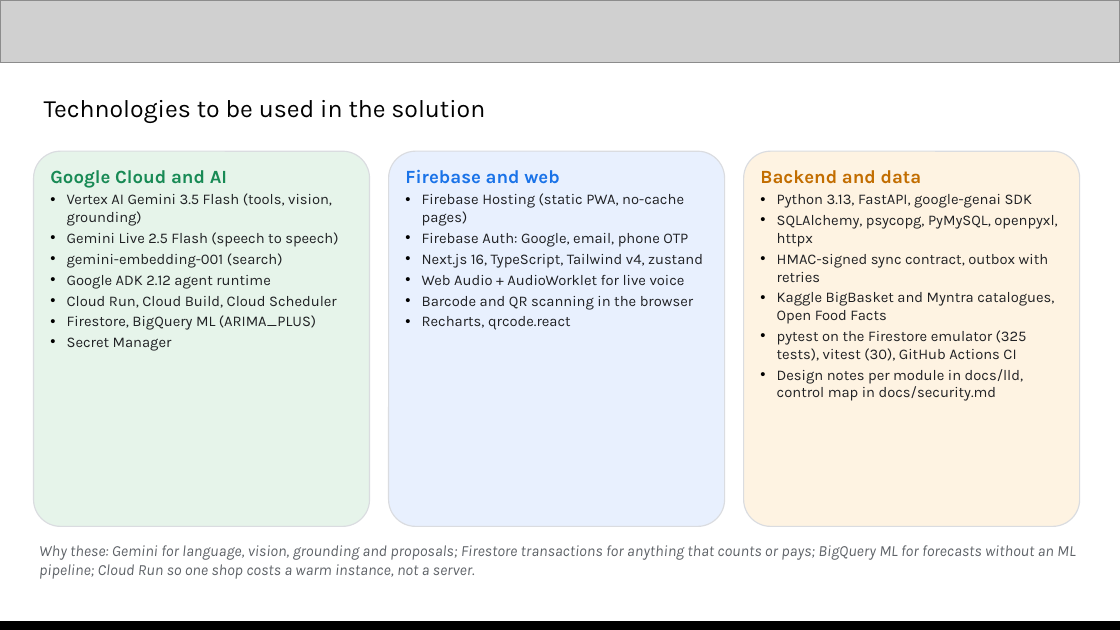
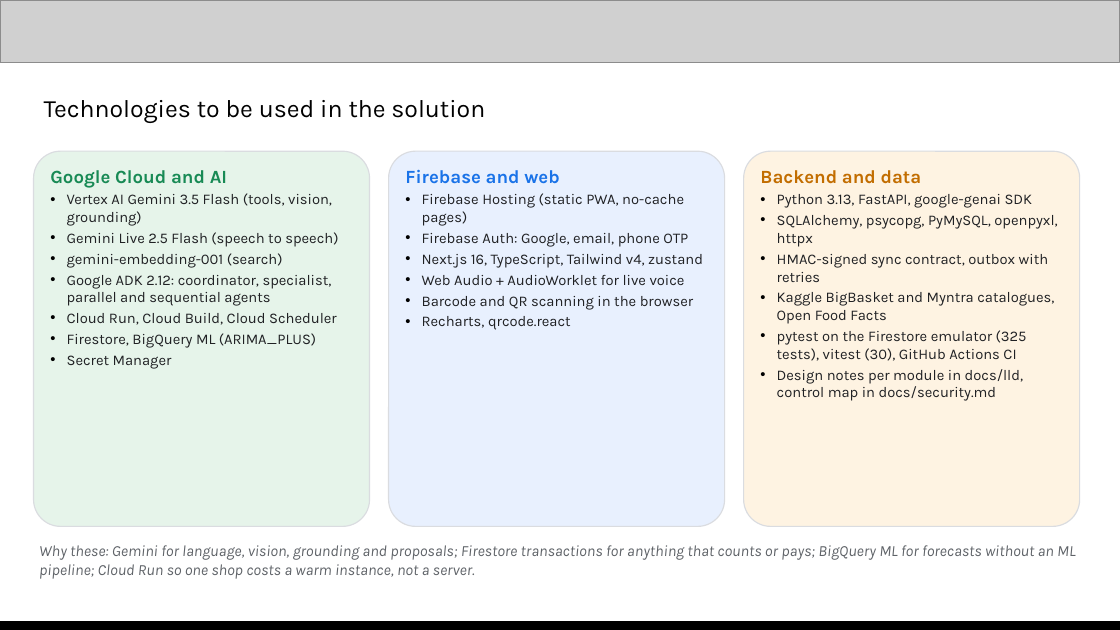
Before and after one commit to DSsathish/royalstack_aibuilderhackathon, a slide deck: slide 8 of Royal Stack | AI Builder Cup submission.pptx. Drawn at 1120x630 pixels with LibreOffice and Linux fonts; fonts in the diff are those of the drawing; grey boxes stand for pictures. Boxes give left, top, right and bottom in pixels: in the first picture for what was removed or moved away, otherwise in the second. Text is boxed around its words. In the diff, an @@ line names an element or a change of style, - is before the commit and + after.

```diff
--- a/Royal Stack | AI Builder Cup submission.pptx
+++ b/Royal Stack | AI Builder Cup submission.pptx
@@ text in rounded rectangle at <box>67,275,332,306</box>: text changed @@
-• Google ADK 2.12 agent runtime
+• Google ADK 2.12: coordinator, specialist, parallel and sequential agents
```
Also in this commit, not shown: 4 other slides changed, 13 other files.
